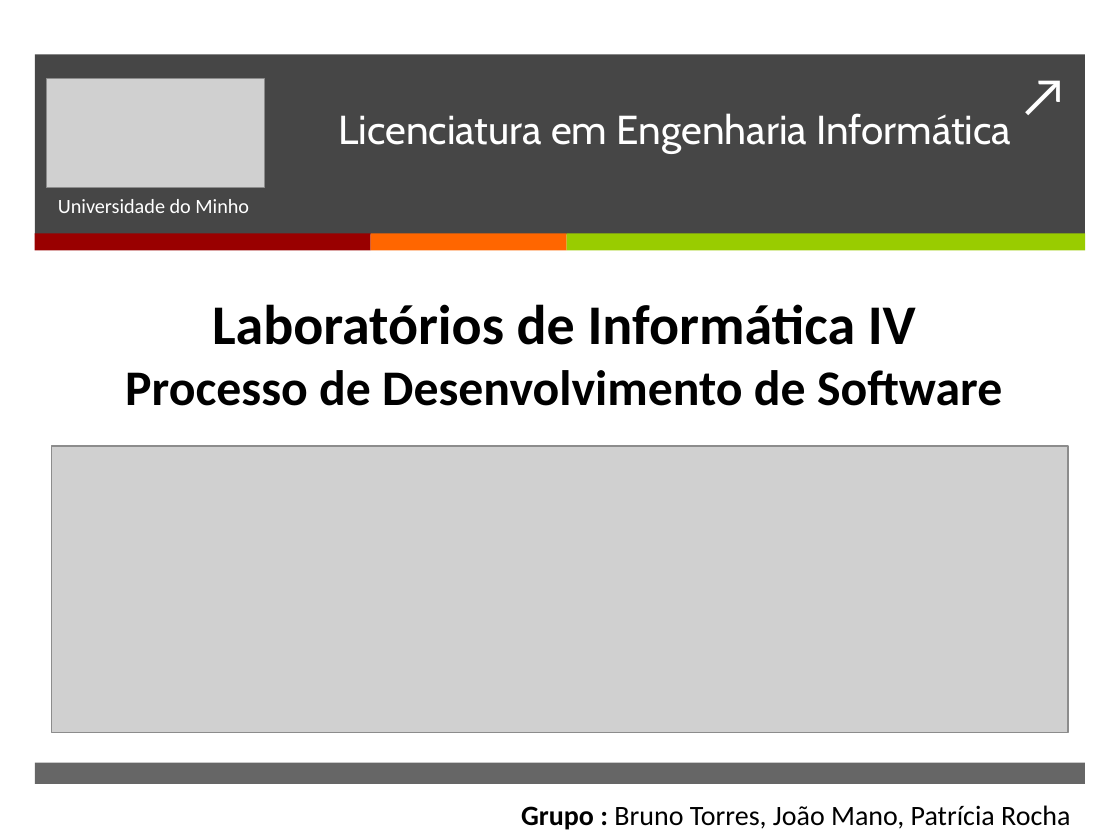
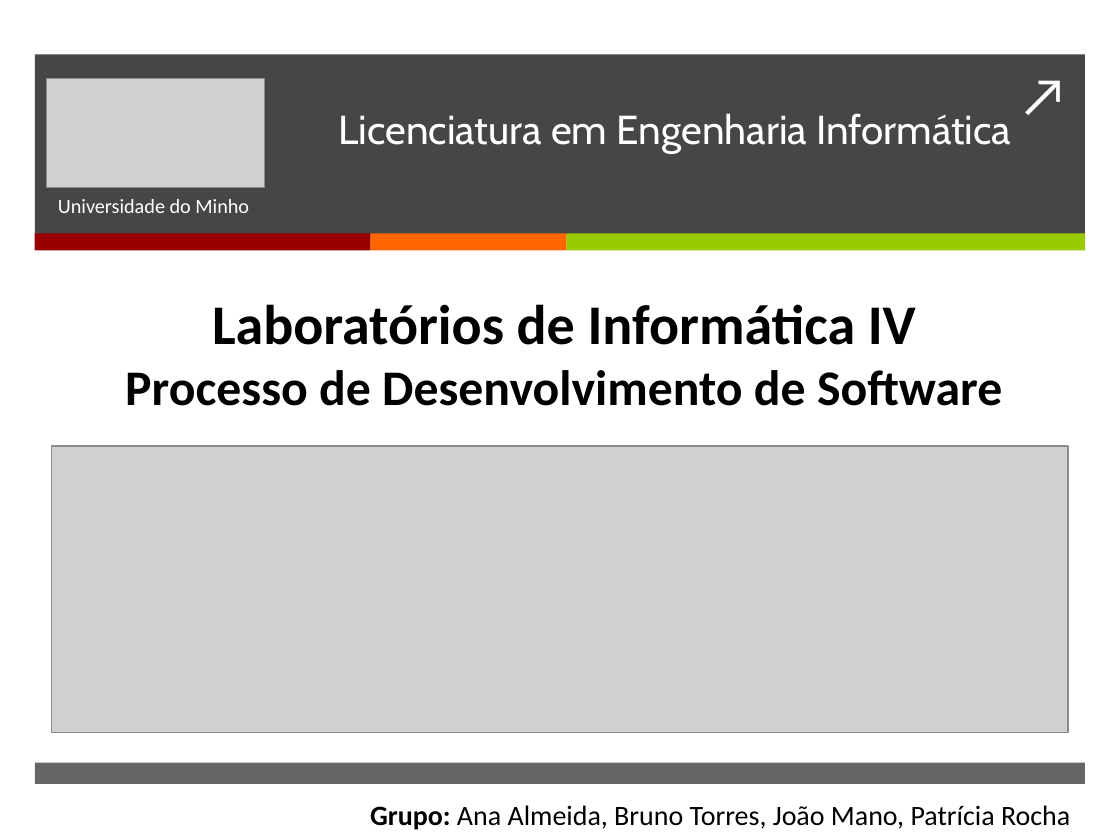
Before and after one commit to BrunoTorres/LI4, a slide deck: slide 11 of Apresentação/Apresentacao.pptx. Drawn at 1120x840 pixels with LibreOffice and Linux fonts; fonts in the diff are those of the drawing; grey boxes stand for pictures. Boxes give left, top, right and bottom in pixels: in the first picture for what was removed or moved away, otherwise in the second. Text is boxed around its words. In the diff, an @@ line names an element or a change of style, - is before the commit and + after.

```diff
--- a/Apresentação/Apresentacao.pptx
+++ b/Apresentação/Apresentacao.pptx
@@ text at <box>370,805,1070,830</box>: text changed @@
-Grupo : Bruno Torres, João Mano, Patrícia Rocha
+Grupo: Ana Almeida, Bruno Torres, João Mano, Patrícia Rocha
```
Also in this commit, not shown: 1 other slide changed.
